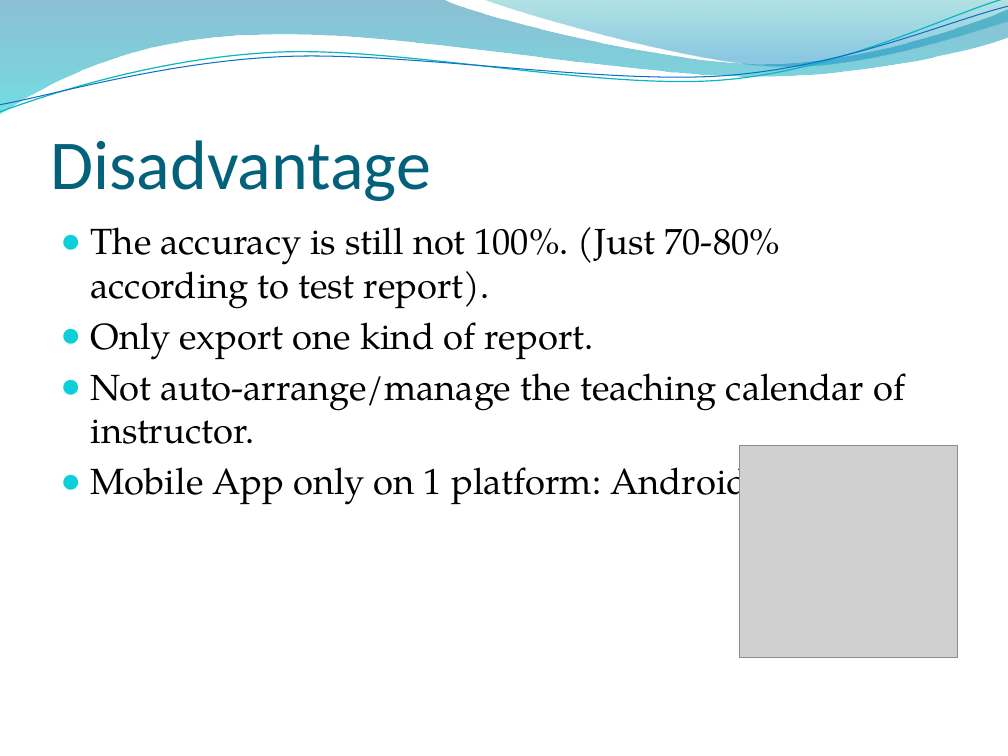
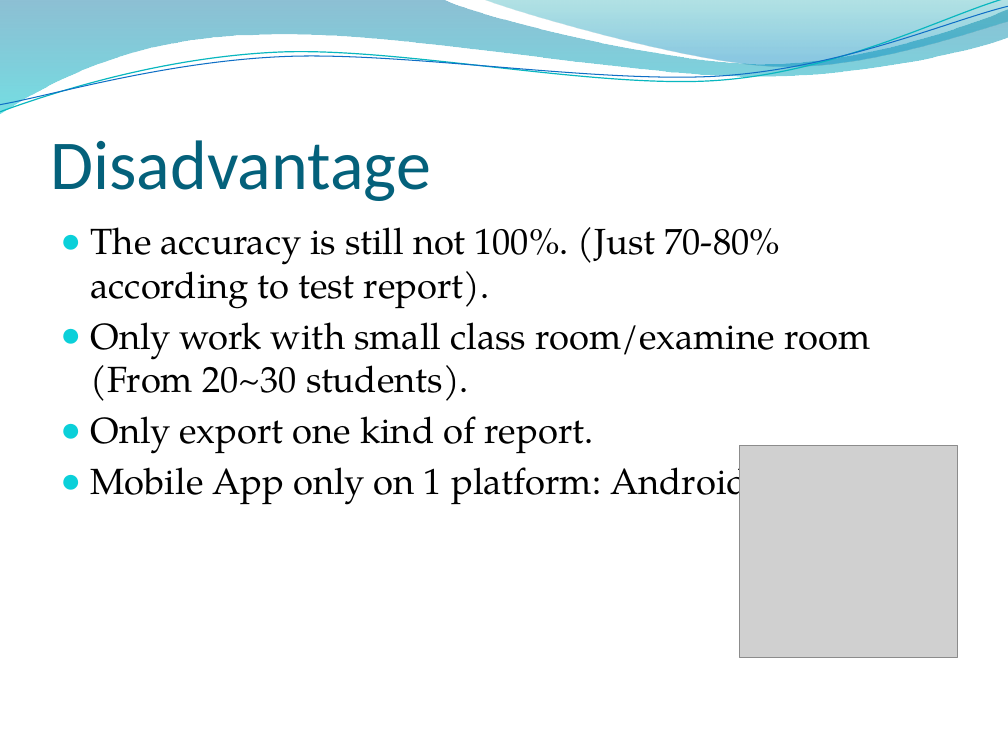
Before and after one commit to conanak99/roll-system-mobile, a slide deck: slide 17 of Document/Slide/Slide thuyet trinh.pptx (slide 15 before the commit). Drawn at 1008x756 pixels with LibreOffice and Linux fonts; fonts in the diff are those of the drawing; grey boxes stand for pictures; background and template pictures are left out. Boxes give left, top, right and bottom in pixels: in the first picture for what was removed or moved away, otherwise in the second. Text is boxed around its words. In the diff, an @@ line names an element or a change of style, - is before the commit and + after.

```diff
--- a/Document/Slide/Slide thuyet trinh.pptx
+++ b/Document/Slide/Slide thuyet trinh.pptx
@@ text at (x1=91, y1=322, x2=870, y2=401): paragraph added @@
+● Only work with small class room/examine room (From 20~30 students).
@@ text at (x1=91, y1=373, x2=905, y2=444): paragraph removed @@
-● Not auto-arrange/manage the teaching calendar of instructor.
```
Also in this commit, not shown: 5 other slides changed, 3 slides added, 1 slide removed, 1 other file.
